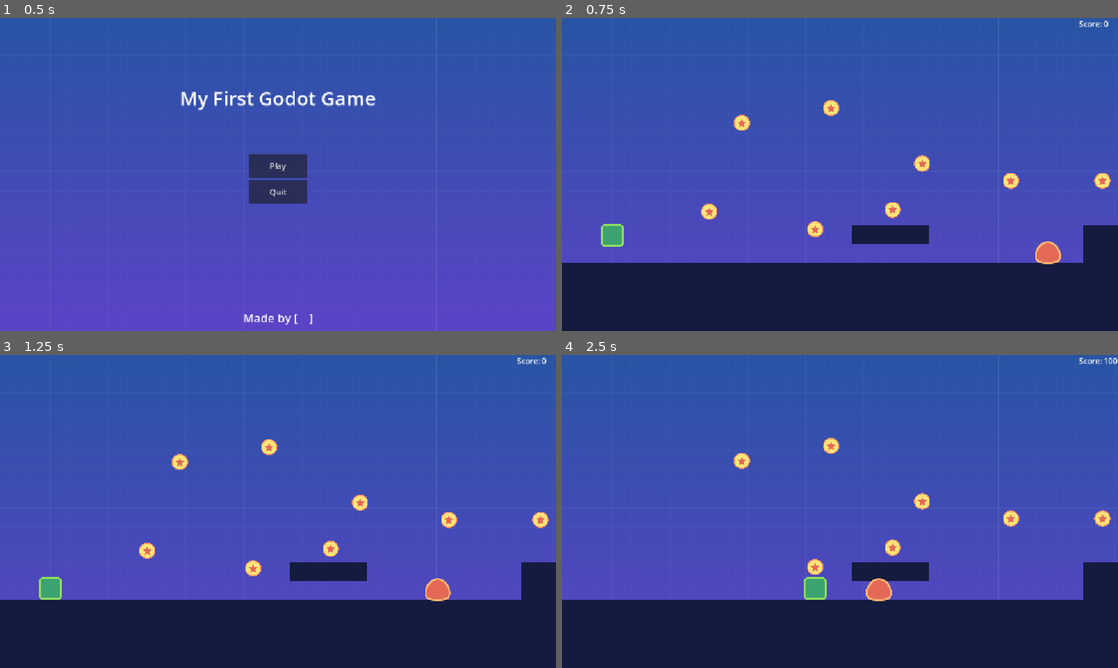
Above: before the commit, frames 1-4 (two rows, left to right).
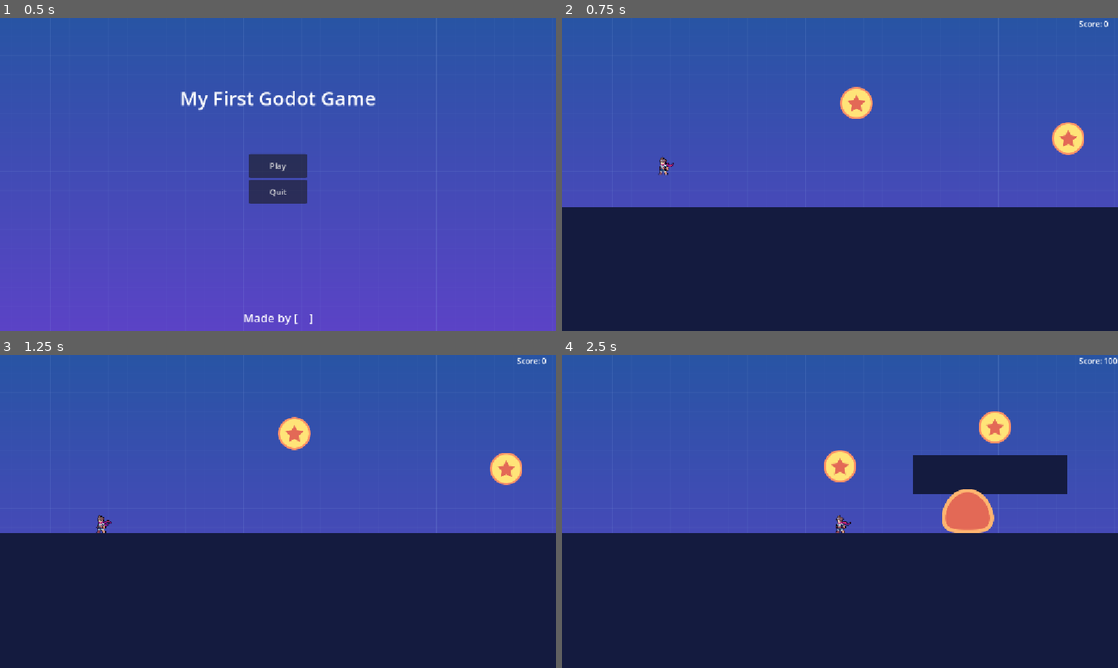
Above: after the commit, the same moments.

Repository: Sub-bot-in/godot-4-platformer
Game: Godot game, scene res://src/Screens/MainScreen.tscn
The game is run twice, just before and just after one commit, with the same random seed, the same clock (stepped at 60 frames per second) and the same inputs.
Inputs:
- Up to frame 1 (0.5 s): no input
- Up to frame 2 (0.75 s): click "Play" at 0.5 s
- Up to frame 3 (1.25 s): no input
- Up to frame 4 (2.5 s): hold W (jump) 1.28-2.03 s; hold D (move_right) from 1.28 s (still down); tap W (jump) at 2.1, 2.27 s

Frame 1 is identical in both runs. In frame 2, 18% of the frame differs, in the area x 0-100%, y 22-79%; in frame 3, 21%; in frame 4, 26%, in the area x 0-100%, y 18-79%.

Commit message:
Added animations

Diff:
--- a/game/src/Actors/Player.gd
+++ b/game/src/Actors/Player.gd
@@ -3,7 +3,14 @@
 @export var speed: = Vector2(400.0, 500.0)
 @export var gravity: = 3500.0
 @export var stomp_impulse: = 600.0
+@onready var animation = get_node("AnimationPlayer")
+@onready var sprite: AnimatedSprite2D = get_node("AnimatedSprite2D")
+@onready var hurtbox = get_node("EnemyDetector/Hurtbox")
+@onready var stompbox = get_node("StompDetector/Stompbox")
 
+func _ready():
+	animation.play("idle")
+	sprite.flip_h = true
 
 func _on_StompDetector_area_entered(_area: Area2D) -> void:
 	velocity = calculate_stomp_velocity(velocity, stomp_impulse)
@@ -38,6 +45,9 @@
 	) -> Vector2:
 	var _velocity: = linear_velocity
 	_velocity.x = _speed.x * direction.x
+	#if velocity.x:
+		#if velocity.x < 0
+
 	if direction.y != 0.0:
 		_velocity.y = _speed.y * direction.y
 	if is_jump_interrupted:
--- a/game/src/Actors/Player.tscn
+++ b/game/src/Actors/Player.tscn
@@ -1,53 +1,779 @@
 [gd_scene format=3 uid="uid://chul7y2soacyw"]
 
 [ext_resource type="Script" uid="uid://cbwu0h6rm1bcf" path="res://src/Actors/Player.gd" id="1"]
-[ext_resource type="Texture2D" uid="uid://c32l5g5lnei56" path="res://assets/player.png" id="2"]
-
-[sub_resource type="RectangleShape2D" id="2"]
-size = Vector2(80, 82)
+[ext_resource type="Texture2D" uid="uid://c6jkf7x4wrspc" path="res://assets/male_hero_free/individual_sheets/male_hero-fall_loop.png" id="2_6ktgo"]
+[ext_resource type="Texture2D" uid="uid://cdtl6183h3jv2" path="res://assets/male_hero_free/individual_sheets/male_hero-idle.png" id="3_2tgap"]
+[ext_resource type="Texture2D" uid="uid://c0hho614ydeo5" path="res://assets/male_hero_free/individual_sheets/male_hero-jump.png" id="4_g5rvn"]
+[ext_resource type="Texture2D" uid="uid://dxnx83ypiymeo" path="res://assets/male_hero_free/individual_sheets/male_hero-run.png" id="5_n3cg8"]
+
+[sub_resource type="Animation" id="Animation_6ktgo"]
+length = 0.001
+tracks/0/type = "value"
+tracks/0/imported = false
+tracks/0/enabled = true
+tracks/0/path = NodePath("AnimatedSprite2D:frame")
+tracks/0/interp = 1
+tracks/0/loop_wrap = true
+tracks/0/keys = {
+"times": PackedFloat32Array(0),
+"transitions": PackedFloat32Array(1),
+"update": 1,
+"values": [1]
+}
+tracks/1/type = "value"
+tracks/1/imported = false
+tracks/1/enabled = true
+tracks/1/path = NodePath("Collider:shape:radius")
+tracks/1/interp = 1
+tracks/1/loop_wrap = true
+tracks/1/keys = {
+"times": PackedFloat32Array(0),
+"transitions": PackedFloat32Array(1),
+"update": 0,
+"values": [8.0]
+}
+tracks/2/type = "value"
+tracks/2/imported = false
+tracks/2/enabled = true
+tracks/2/path = NodePath("EnemyDetector/Hurtbox:position")
+tracks/2/interp = 1
+tracks/2/loop_wrap = true
+tracks/2/keys = {
+"times": PackedFloat32Array(0),
+"transitions": PackedFloat32Array(1),
+"update": 0,
+"values": [Vector2(1, -18)]
+}
+tracks/3/type = "value"
+tracks/3/imported = false
+tracks/3/enabled = true
+tracks/3/path = NodePath("Collider:position")
+tracks/3/interp = 1
+tracks/3/loop_wrap = true
+tracks/3/keys = {
+"times": PackedFloat32Array(0),
+"transitions": PackedFloat32Array(1),
+"update": 0,
+"values": [Vector2(1.425, -17)]
+}
+tracks/4/type = "value"
+tracks/4/imported = false
+tracks/4/enabled = true
+tracks/4/path = NodePath("StompDetector/Stompbox:position")
+tracks/4/interp = 1
+tracks/4/loop_wrap = true
+tracks/4/keys = {
+"times": PackedFloat32Array(0),
+"transitions": PackedFloat32Array(1),
+"update": 0,
+"values": [Vector2(-1.395, -3.5)]
+}
+tracks/5/type = "value"
+tracks/5/imported = false
+tracks/5/enabled = true
+tracks/5/path = NodePath("EnemyDetector/Hurtbox:shape:size")
+tracks/5/interp = 1
+tracks/5/loop_wrap = true
+tracks/5/keys = {
+"times": PackedFloat32Array(0),
+"transitions": PackedFloat32Array(1),
+"update": 0,
+"values": [Vector2(19, 35.692875)]
+}
+
+[sub_resource type="Animation" id="Animation_2tgap"]
+resource_name = "fall"
+length = 0.25000834
+loop_mode = 1
+step = 0.083333336
+tracks/0/type = "value"
+tracks/0/imported = false
+tracks/0/enabled = true
+tracks/0/path = NodePath("AnimatedSprite2D:animation")
+tracks/0/interp = 1
+tracks/0/loop_wrap = true
+tracks/0/keys = {
+"times": PackedFloat32Array(0),
+"transitions": PackedFloat32Array(1),
+"update": 1,
+"values": [&"fall"]
+}
+tracks/1/type = "value"
+tracks/1/imported = false
+tracks/1/enabled = true
+tracks/1/path = NodePath("AnimatedSprite2D:frame")
+tracks/1/interp = 1
+tracks/1/loop_wrap = true
+tracks/1/keys = {
+"times": PackedFloat32Array(0, 0.083333336, 0.16666667),
+"transitions": PackedFloat32Array(1, 1, 1),
+"update": 1,
+"values": [0, 1, 2]
+}
+tracks/2/type = "value"
+tracks/2/imported = false
+tracks/2/enabled = true
+tracks/2/path = NodePath("Collider:shape:radius")
+tracks/2/interp = 1
+tracks/2/loop_wrap = true
+tracks/2/keys = {
+"times": PackedFloat32Array(0),
+"transitions": PackedFloat32Array(1),
+"update": 0,
+"values": [6.575]
+}
+tracks/3/type = "value"
+tracks/3/imported = false
+tracks/3/enabled = true
+tracks/3/path = NodePath("Collider:position")
+tracks/3/interp = 1
+tracks/3/loop_wrap = true
+tracks/3/keys = {
+"times": PackedFloat32Array(0),
+"transitions": PackedFloat32Array(1),
+"update": 0,
+"values": [Vector2(0.56, -17)]
+}
+tracks/4/type = "value"
+tracks/4/imported = false
+tracks/4/enabled = true
+tracks/4/path = NodePath("EnemyDetector/Hurtbox:shape:size")
+tracks/4/interp = 1
+tracks/4/loop_wrap = true
+tracks/4/keys = {
+"times": PackedFloat32Array(0),
+"transitions": PackedFloat32Array(1),
+"update": 0,
+"values": [Vector2(15, 35.693)]
+}
+tracks/5/type = "value"
+tracks/5/imported = false
+tracks/5/enabled = true
+tracks/5/path = NodePath("EnemyDetector/Hurtbox:position")
+tracks/5/interp = 1
+tracks/5/loop_wrap = true
+tracks/5/keys = {
+"times": PackedFloat32Array(0),
+"transitions": PackedFloat32Array(1),
+"update": 0,
+"values": [Vector2(0.50000024, -18)]
+}
+tracks/6/type = "value"
+tracks/6/imported = false
+tracks/6/enabled = true
+tracks/6/path = NodePath("StompDetector/Stompbox:position")
+tracks/6/interp = 1
+tracks/6/loop_wrap = true
+tracks/6/keys = {
+"times": PackedFloat32Array(0),
+"transitions": PackedFloat32Array(1),
+"update": 0,
+"values": [Vector2(0.554, -3.5)]
+}
+tracks/7/type = "value"
+tracks/7/imported = false
+tracks/7/enabled = true
+tracks/7/path = NodePath("StompDetector/Stompbox:shape:size")
+tracks/7/interp = 1
+tracks/7/loop_wrap = true
+tracks/7/keys = {
+"times": PackedFloat32Array(0),
+"transitions": PackedFloat32Array(1),
+"update": 0,
+"values": [Vector2(14.143, 9)]
+}
+
+[sub_resource type="Animation" id="Animation_g5rvn"]
+resource_name = "idle"
+length = 0.8333417
+loop_mode = 1
+step = 0.083333336
+tracks/0/type = "value"
+tracks/0/imported = false
+tracks/0/enabled = true
+tracks/0/path = NodePath("AnimatedSprite2D:animation")
+tracks/0/interp = 1
+tracks/0/loop_wrap = true
+tracks/0/keys = {
+"times": PackedFloat32Array(0),
+"transitions": PackedFloat32Array(1),
+"update": 1,
+"values": [&"idle"]
+}
+tracks/1/type = "value"
+tracks/1/imported = false
+tracks/1/enabled = true
+tracks/1/path = NodePath("AnimatedSprite2D:frame")
+tracks/1/interp = 1
+tracks/1/loop_wrap = true
+tracks/1/keys = {
+"times": PackedFloat32Array(0, 0.083333336, 0.16666667, 0.25, 0.33333334, 0.4166667, 0.5, 0.5833334, 0.6666667, 0.75),
+"transitions": PackedFloat32Array(1, 1, 1, 1, 1, 1, 1, 1, 1, 1),
+"update": 1,
+"values": [0, 1, 2, 3, 4, 5, 6, 7, 8, 9]
+}
+tracks/2/type = "value"
+tracks/2/imported = false
+tracks/2/enabled = true
+tracks/2/path = NodePath("Collider:shape:radius")
+tracks/2/interp = 1
+tracks/2/loop_wrap = true
+tracks/2/keys = {
+"times": PackedFloat32Array(0),
+"transitions": PackedFloat32Array(1),
+"update": 0,
+"values": [8.67]
+}
+tracks/3/type = "value"
+tracks/3/imported = false
+tracks/3/enabled = true
+tracks/3/path = NodePath("Collider:position")
+tracks/3/interp = 1
+tracks/3/loop_wrap = true
+tracks/3/keys = {
+"times": PackedFloat32Array(0),
+"transitions": PackedFloat32Array(1),
+"update": 0,
+"values": [Vector2(-1.345, -17)]
+}
+tracks/4/type = "value"
+tracks/4/imported = false
+tracks/4/enabled = true
+tracks/4/path = NodePath("EnemyDetector/Hurtbox:position")
+tracks/4/interp = 1
+tracks/4/loop_wrap = true
+tracks/4/keys = {
+"times": PackedFloat32Array(0),
+"transitions": PackedFloat32Array(1),
+"update": 0,
+"values": [Vector2(-1.5, -18)]
+}
+tracks/5/type = "value"
+tracks/5/imported = false
+tracks/5/enabled = true
+tracks/5/path = NodePath("StompDetector/Stompbox:position")
+tracks/5/interp = 1
+tracks/5/loop_wrap = true
+tracks/5/keys = {
+"times": PackedFloat32Array(0),
+"transitions": PackedFloat32Array(1),
+"update": 0,
+"values": [Vector2(-1.395, -3.5)]
+}
+tracks/6/type = "value"
+tracks/6/imported = false
+tracks/6/enabled = true
+tracks/6/path = NodePath("EnemyDetector/Hurtbox:shape:size")
+tracks/6/interp = 1
+tracks/6/loop_wrap = true
+tracks/6/keys = {
+"times": PackedFloat32Array(0),
+"transitions": PackedFloat32Array(1),
+"update": 0,
+"values": [Vector2(19, 35.692875)]
+}
+tracks/7/type = "value"
+tracks/7/imported = false
+tracks/7/enabled = true
+tracks/7/path = NodePath("StompDetector/Stompbox:shape:size")
+tracks/7/interp = 1
+tracks/7/loop_wrap = true
+tracks/7/keys = {
+"times": PackedFloat32Array(0),
+"transitions": PackedFloat32Array(1),
+"update": 0,
+"values": [Vector2(17.665, 9)]
+}
+
+[sub_resource type="Animation" id="Animation_n3cg8"]
+resource_name = "jump"
+length = 0.50000834
+step = 0.083333336
+tracks/0/type = "value"
+tracks/0/imported = false
+tracks/0/enabled = true
+tracks/0/path = NodePath("AnimatedSprite2D:animation")
+tracks/0/interp = 1
+tracks/0/loop_wrap = true
+tracks/0/keys = {
+"times": PackedFloat32Array(0),
+"transitions": PackedFloat32Array(1),
+"update": 1,
+"values": [&"jump"]
+}
+tracks/1/type = "value"
+tracks/1/imported = false
+tracks/1/enabled = true
+tracks/1/path = NodePath("AnimatedSprite2D:frame")
+tracks/1/interp = 1
+tracks/1/loop_wrap = true
+tracks/1/keys = {
+"times": PackedFloat32Array(0, 0.083333336, 0.16666667, 0.25, 0.33333334, 0.4166667),
+"transitions": PackedFloat32Array(1, 1, 1, 1, 1, 1),
+"update": 1,
+"values": [0, 1, 2, 3, 4, 5]
+}
+tracks/2/type = "value"
+tracks/2/imported = false
+tracks/2/enabled = true
+tracks/2/path = NodePath("Collider:position")
+tracks/2/interp = 1
+tracks/2/loop_wrap = true
+tracks/2/keys = {
+"times": PackedFloat32Array(0),
+"transitions": PackedFloat32Array(1),
+"update": 0,
+"values": [Vector2(-1.145, -17)]
+}
+tracks/3/type = "value"
+tracks/3/imported = false
+tracks/3/enabled = true
+tracks/3/path = NodePath("Collider:shape:radius")
+tracks/3/interp = 1
+tracks/3/loop_wrap = true
+tracks/3/keys = {
+"times": PackedFloat32Array(0),
+"transitions": PackedFloat32Array(1),
+"update": 0,
+"values": [9.87]
+}
+tracks/4/type = "value"
+tracks/4/imported = false
+tracks/4/enabled = true
+tracks/4/path = NodePath("EnemyDetector/Hurtbox:shape:size")
+tracks/4/interp = 1
+tracks/4/loop_wrap = true
+tracks/4/keys = {
+"times": PackedFloat32Array(0),
+"transitions": PackedFloat32Array(1),
+"update": 0,
+"values": [Vector2(21.26, 35.693)]
+}
+tracks/5/type = "value"
+tracks/5/imported = false
+tracks/5/enabled = true
+tracks/5/path = NodePath("EnemyDetector/Hurtbox:position")
+tracks/5/interp = 1
+tracks/5/loop_wrap = true
+tracks/5/keys = {
+"times": PackedFloat32Array(0),
+"transitions": PackedFloat32Array(1),
+"update": 0,
+"values": [Vector2(-1.155, -18)]
+}
+tracks/6/type = "value"
+tracks/6/imported = false
+tracks/6/enabled = true
+tracks/6/path = NodePath("StompDetector/Stompbox:shape:size")
+tracks/6/interp = 1
+tracks/6/loop_wrap = true
+tracks/6/keys = {
+"times": PackedFloat32Array(0),
+"transitions": PackedFloat32Array(1),
+"update": 0,
+"values": [Vector2(20.348, 9)]
+}
+tracks/7/type = "value"
+tracks/7/imported = false
+tracks/7/enabled = true
+tracks/7/path = NodePath("StompDetector/Stompbox:position")
+tracks/7/interp = 1
+tracks/7/loop_wrap = true
+tracks/7/keys = {
+"times": PackedFloat32Array(0),
+"transitions": PackedFloat32Array(1),
+"update": 0,
+"values": [Vector2(-1.266, -3.5)]
+}
+
+[sub_resource type="Animation" id="Animation_d2gpf"]
+resource_name = "run"
+length = 0.8333417
+loop_mode = 1
+step = 0.083333336
+tracks/0/type = "value"
+tracks/0/imported = false
+tracks/0/enabled = true
+tracks/0/path = NodePath("AnimatedSprite2D:animation")
+tracks/0/interp = 1
+tracks/0/loop_wrap = true
+tracks/0/keys = {
+"times": PackedFloat32Array(0),
+"transitions": PackedFloat32Array(1),
+"update": 1,
+"values": [&"run"]
+}
+tracks/1/type = "value"
+tracks/1/imported = false
+tracks/1/enabled = true
+tracks/1/path = NodePath("AnimatedSprite2D:frame")
+tracks/1/interp = 1
+tracks/1/loop_wrap = true
+tracks/1/keys = {
+"times": PackedFloat32Array(0, 0.083333336, 0.16666667, 0.25, 0.33333334, 0.4166667, 0.5, 0.5833334, 0.6666667, 0.75),
+"transitions": PackedFloat32Array(1, 1, 1, 1, 1, 1, 1, 1, 1, 1),
+"update": 1,
+"values": [0, 1, 2, 3, 4, 5, 6, 7, 8, 9]
+}
+tracks/2/type = "value"
+tracks/2/imported = false
+tracks/2/enabled = true
+tracks/2/path = NodePath("Collider:shape:radius")
+tracks/2/interp = 1
+tracks/2/loop_wrap = true
+tracks/2/keys = {
+"times": PackedFloat32Array(0),
+"transitions": PackedFloat32Array(1),
+"update": 0,
+"values": [13.575]
+}
+tracks/3/type = "value"
+tracks/3/imported = false
+tracks/3/enabled = true
+tracks/3/path = NodePath("Collider:position")
+tracks/3/interp = 1
+tracks/3/loop_wrap = true
+tracks/3/keys = {
+"times": PackedFloat32Array(0),
+"transitions": PackedFloat32Array(1),
+"update": 0,
+"values": [Vector2(1.425, -17)]
+}
+tracks/4/type = "value"
+tracks/4/imported = false
+tracks/4/enabled = true
+tracks/4/path = NodePath("EnemyDetector/Hurtbox:position")
+tracks/4/interp = 1
+tracks/4/loop_wrap = true
+tracks/4/keys = {
+"times": PackedFloat32Array(0),
+"transitions": PackedFloat32Array(1),
+"update": 0,
+"values": [Vector2(1.48, -18)]
+}
+tracks/5/type = "value"
+tracks/5/imported = false
+tracks/5/enabled = true
+tracks/5/path = NodePath("EnemyDetector/Hurtbox:shape:size")
+tracks/5/interp = 1
+tracks/5/loop_wrap = true
+tracks/5/keys = {
+"times": PackedFloat32Array(0),
+"transitions": PackedFloat32Array(1),
+"update": 0,
+"values": [Vector2(29.09, 35.693)]
+}
+tracks/6/type = "value"
+tracks/6/imported = false
+tracks/6/enabled = true
+tracks/6/path = NodePath("StompDetector/Stompbox:shape:size")
+tracks/6/interp = 1
+tracks/6/loop_wrap = true
+tracks/6/keys = {
+"times": PackedFloat32Array(0),
+"transitions": PackedFloat32Array(1),
+"update": 0,
+"values": [Vector2(27.995, 9)]
+}
+tracks/7/type = "value"
+tracks/7/imported = false
+tracks/7/enabled = true
+tracks/7/path = NodePath("StompDetector/Stompbox:position")
+tracks/7/interp = 1
+tracks/7/loop_wrap = true
+tracks/7/keys = {
+"times": PackedFloat32Array(0),
+"transitions": PackedFloat32Array(1),
+"update": 0,
+"values": [Vector2(1.35, -3.5)]
+}
+
+[sub_resource type="AnimationLibrary" id="AnimationLibrary_v01ep"]
+_data = {
+&"RESET": SubResource("Animation_6ktgo"),
+&"fall": SubResource("Animation_2tgap"),
+&"idle": SubResource("Animation_g5rvn"),
+&"jump": SubResource("Animation_n3cg8"),
+&"run": SubResource("Animation_d2gpf")
+}
+
+[sub_resource type="AtlasTexture" id="AtlasTexture_d2gpf"]
+atlas = ExtResource("2_6ktgo")
+region = Rect2(0, 0, 128, 128)
+
+[sub_resource type="AtlasTexture" id="AtlasTexture_v01ep"]
+atlas = ExtResource("2_6ktgo")
+region = Rect2(128, 0, 128, 128)
+
+[sub_resource type="AtlasTexture" id="AtlasTexture_7fk0j"]
+atlas = ExtResource("2_6ktgo")
+region = Rect2(256, 0, 128, 128)
+
+[sub_resource type="AtlasTexture" id="AtlasTexture_45h2y"]
+atlas = ExtResource("3_2tgap")
+region = Rect2(0, 0, 128, 128)
+
+[sub_resource type="AtlasTexture" id="AtlasTexture_u17dt"]
+atlas = ExtResource("3_2tgap")
+region = Rect2(128, 0, 128, 128)
+
+[sub_resource type="AtlasTexture" id="AtlasTexture_pvmtv"]
+atlas = ExtResource("3_2tgap")
+region = Rect2(256, 0, 128, 128)
+
+[sub_resource type="AtlasTexture" id="AtlasTexture_inkul"]
+atlas = ExtResource("3_2tgap")
+region = Rect2(384, 0, 128, 128)
+
+[sub_resource type="AtlasTexture" id="AtlasTexture_b56u8"]
+atlas = ExtResource("3_2tgap")
+region = Rect2(512, 0, 128, 128)
+
+[sub_resource type="AtlasTexture" id="AtlasTexture_mc1ri"]
+atlas = ExtResource("3_2tgap")
+region = Rect2(640, 0, 128, 128)
+
+[sub_resource type="AtlasTexture" id="AtlasTexture_h5lpx"]
+atlas = ExtResource("3_2tgap")
+region = Rect2(768, 0, 128, 128)
+
+[sub_resource type="AtlasTexture" id="AtlasTexture_ijp14"]
+atlas = ExtResource("3_2tgap")
+region = Rect2(896, 0, 128, 128)
+
+[sub_resource type="AtlasTexture" id="AtlasTexture_bf1o8"]
+atlas = ExtResource("3_2tgap")
+region = Rect2(1024, 0, 128, 128)
+
+[sub_resource type="AtlasTexture" id="AtlasTexture_llty8"]
+atlas = ExtResource("3_2tgap")
+region = Rect2(1152, 0, 128, 128)
+
+[sub_resource type="AtlasTexture" id="AtlasTexture_37cfs"]
+atlas = ExtResource("4_g5rvn")
+region = Rect2(0, 0, 128, 128)
+
+[sub_resource type="AtlasTexture" id="AtlasTexture_5r0c7"]
+atlas = ExtResource("4_g5rvn")
+region = Rect2(128, 0, 128, 128)
+
+[sub_resource type="AtlasTexture" id="AtlasTexture_bjjgf"]
+atlas = ExtResource("4_g5rvn")
+region = Rect2(256, 0, 128, 128)
+
+[sub_resource type="AtlasTexture" id="AtlasTexture_xh5rx"]
+atlas = ExtResource("4_g5rvn")
+region = Rect2(384, 0, 128, 128)
+
+[sub_resource type="AtlasTexture" id="AtlasTexture_40qqn"]
+atlas = ExtResource("4_g5rvn")
+region = Rect2(512, 0, 128, 128)
+
+[sub_resource type="AtlasTexture" id="AtlasTexture_200ga"]
+atlas = ExtResource("4_g5rvn")
+region = Rect2(640, 0, 128, 128)
+
+[sub_resource type="AtlasTexture" id="AtlasTexture_t5f26"]
+atlas = ExtResource("5_n3cg8")
+region = Rect2(0, 0, 128, 128)
+
+[sub_resource type="AtlasTexture" id="AtlasTexture_6ahed"]
+atlas = ExtResource("5_n3cg8")
+region = Rect2(128, 0, 128, 128)
+
+[sub_resource type="AtlasTexture" id="AtlasTexture_x4idn"]
+atlas = ExtResource("5_n3cg8")
+region = Rect2(256, 0, 128, 128)
+
+[sub_resource type="AtlasTexture" id="AtlasTexture_l0nbj"]
+atlas = ExtResource("5_n3cg8")
+region = Rect2(384, 0, 128, 128)
+
+[sub_resource type="AtlasTexture" id="AtlasTexture_mybjh"]
+atlas = ExtResource("5_n3cg8")
+region = Rect2(512, 0, 128, 128)
+
+[sub_resource type="AtlasTexture" id="AtlasTexture_2wk5p"]
+atlas = ExtResource("5_n3cg8")
+region = Rect2(640, 0, 128, 128)
+
+[sub_resource type="AtlasTexture" id="AtlasTexture_1hyug"]
+atlas = ExtResource("5_n3cg8")
+region = Rect2(768, 0, 128, 128)
+
+[sub_resource type="AtlasTexture" id="AtlasTexture_xxb4k"]
+atlas = ExtResource("5_n3cg8")
+region = Rect2(896, 0, 128, 128)
+
+[sub_resource type="AtlasTexture" id="AtlasTexture_woewp"]
+atlas = ExtResource("5_n3cg8")
+region = Rect2(1024, 0, 128, 128)
+
+[sub_resource type="AtlasTexture" id="AtlasTexture_hbidc"]
+atlas = ExtResource("5_n3cg8")
+region = Rect2(1152, 0, 128, 128)
+
+[sub_resource type="SpriteFrames" id="SpriteFrames_bmgxw"]
+animations = [{
+"frames": [{
+"duration": 1.0,
+"texture": SubResource("AtlasTexture_d2gpf")
+}, {
+"duration": 1.0,
+"texture": SubResource("AtlasTexture_v01ep")
+}, {
+"duration": 1.0,
+"texture": SubResource("AtlasTexture_7fk0j")
+}],
+"loop": true,
+"name": &"fall",
+"speed": 12.0
+}, {
+"frames": [{
+"duration": 1.0,
+"texture": SubResource("AtlasTexture_45h2y")
+}, {
+"duration": 1.0,
+"texture": SubResource("AtlasTexture_u17dt")
+}, {
+"duration": 1.0,
+"texture": SubResource("AtlasTexture_pvmtv")
+}, {
+"duration": 1.0,
+"texture": SubResource("AtlasTexture_inkul")
+}, {
+"duration": 1.0,
+"texture": SubResource("AtlasTexture_b56u8")
+}, {
+"duration": 1.0,
+"texture": SubResource("AtlasTexture_mc1ri")
+}, {
+"duration": 1.0,
+"texture": SubResource("AtlasTexture_h5lpx")
+}, {
+"duration": 1.0,
+"texture": SubResource("AtlasTexture_ijp14")
+}, {
+"duration": 1.0,
+"texture": SubResource("AtlasTexture_bf1o8")
+}, {
+"duration": 1.0,
+"texture": SubResource("AtlasTexture_llty8")
+}],
+"loop": true,
+"name": &"idle",
+"speed": 12.0
+}, {
+"frames": [{
+"duration": 1.0,
+"texture": SubResource("AtlasTexture_37cfs")
+}, {
+"duration": 1.0,
+"texture": SubResource("AtlasTexture_5r0c7")
+}, {
+"duration": 1.0,
+"texture": SubResource("AtlasTexture_bjjgf")
+}, {
+"duration": 1.0,
+"texture": SubResource("AtlasTexture_xh5rx")
+}, {
+"duration": 1.0,
+"texture": SubResource("AtlasTexture_40qqn")
+}, {
+"duration": 1.0,
+"texture": SubResource("AtlasTexture_200ga")
+}],
+"loop": false,
+"name": &"jump",
+"speed": 12.0
+}, {
+"frames": [{
+"duration": 1.0,
+"texture": SubResource("AtlasTexture_t5f26")
+}, {
+"duration": 1.0,
+"texture": SubResource("AtlasTexture_6ahed")
+}, {
+"duration": 1.0,
+"texture": SubResource("AtlasTexture_x4idn")
+}, {
+"duration": 1.0,
+"texture": SubResource("AtlasTexture_l0nbj")
+}, {
+"duration": 1.0,
+"texture": SubResource("AtlasTexture_mybjh")
+}, {
+"duration": 1.0,
+"texture": SubResource("AtlasTexture_2wk5p")
+}, {
+"duration": 1.0,
+"texture": SubResource("AtlasTexture_1hyug")
+}, {
+"duration": 1.0,
+"texture": SubResource("AtlasTexture_xxb4k")
+}, {
+"duration": 1.0,
+"texture": SubResource("AtlasTexture_woewp")
+}, {
+"duration": 1.0,
+"texture": SubResource("AtlasTexture_hbidc")
+}],
+"loop": true,
+"name": &"run",
+"speed": 12.0
+}]
+
+[sub_resource type="CapsuleShape2D" id="CapsuleShape2D_trmlm"]
+radius = 8.0
+height = 34.0
 
 [sub_resource type="RectangleShape2D" id="3"]
-size = Vector2(91.2956, 83.543)
+size = Vector2(19, 35.692875)
 
 [sub_resource type="RectangleShape2D" id="4"]
-size = Vector2(96, 16)
+size = Vector2(17.665, 9)
 
 [node name="Player" type="CharacterBody2D" unique_id=2101689356]
 collision_mask = 14
 script = ExtResource("1")
+speed = Vector2(700, 1350)
 stomp_impulse = 1600.0
-speed = Vector2(700, 1350)
+
+[node name="AnimationPlayer" type="AnimationPlayer" parent="." unique_id=1810328519]
+libraries/ = SubResource("AnimationLibrary_v01ep")
 
 [node name="MainCamera" type="Camera2D" parent="." unique_id=1721329922]
-zoom = Vector2(0.5, 0.5)
 limit_left = 0
 limit_bottom = 1080
 limit_smoothed = true
 editor_draw_limits = true
 editor_draw_drag_margin = true
 
-[node name="Sprite" type="Sprite2D" parent="." unique_id=23023237]
-texture = ExtResource("2")
-offset = Vector2(0, -48.3333)
-
-[node name="CollisionShape2D" type="CollisionShape2D" parent="." unique_id=801401184]
-position = Vector2(0, -41)
-shape = SubResource("2")
+[node name="AnimatedSprite2D" type="AnimatedSprite2D" parent="." unique_id=736466698]
+position = Vector2(0, -16)
+sprite_frames = SubResource("SpriteFrames_bmgxw")
+animation = &"idle"
+frame = 1
+
+[node name="Collider" type="CollisionShape2D" parent="." unique_id=801401184]
+position = Vector2(1.425, -17)
+shape = SubResource("CapsuleShape2D_trmlm")
 
 [node name="EnemyDetector" type="Area2D" parent="." unique_id=1723180391]
 collision_layer = 0
 collision_mask = 2
 
-[node name="CollisionShape2D" type="CollisionShape2D" parent="EnemyDetector" unique_id=1353264037]
+[node name="Hurtbox" type="CollisionShape2D" parent="EnemyDetector" unique_id=1353264037]
 modulate = Color(0.337255, 0.223529, 1, 1)
-position = Vector2(0, -48)
+position = Vector2(1, -18)
 shape = SubResource("3")
 
 [node name="StompDetector" type="Area2D" parent="." unique_id=1894947524]
 collision_mask = 18
 
-[node name="CollisionShape2D" type="CollisionShape2D" parent="StompDetector" unique_id=522404777]
+[node name="Stompbox" type="CollisionShape2D" parent="StompDetector" unique_id=522404777]
 modulate = Color(0.337255, 0.223529, 1, 1)
+position = Vector2(-1.395, -3.5)
 shape = SubResource("4")
 
 [connection signal="body_entered" from="EnemyDetector" to="." method="_on_EnemyDetector_body_entered"]
Not shown, added: game/assets/Samurai/License.txt
Binary file added: game/assets/Samurai/Preview.png
Not shown, added: game/assets/Samurai/Preview.png.import
Binary file added: game/assets/Samurai/Sprites/ATTACK 1.png
Not shown, added: game/assets/Samurai/Sprites/ATTACK 1.png.import
Binary file added: game/assets/Samurai/Sprites/HURT.png
Not shown, added: game/assets/Samurai/Sprites/HURT.png.import
Binary file added: game/assets/Samurai/Sprites/IDLE.png
Not shown, added: game/assets/Samurai/Sprites/IDLE.png.import
Binary file added: game/assets/Samurai/Sprites/RUN.png
Not shown, added: game/assets/Samurai/Sprites/RUN.png.import
Not shown, added: game/assets/male_hero_free/LICENSE.txt
(and 21 more such lines)
